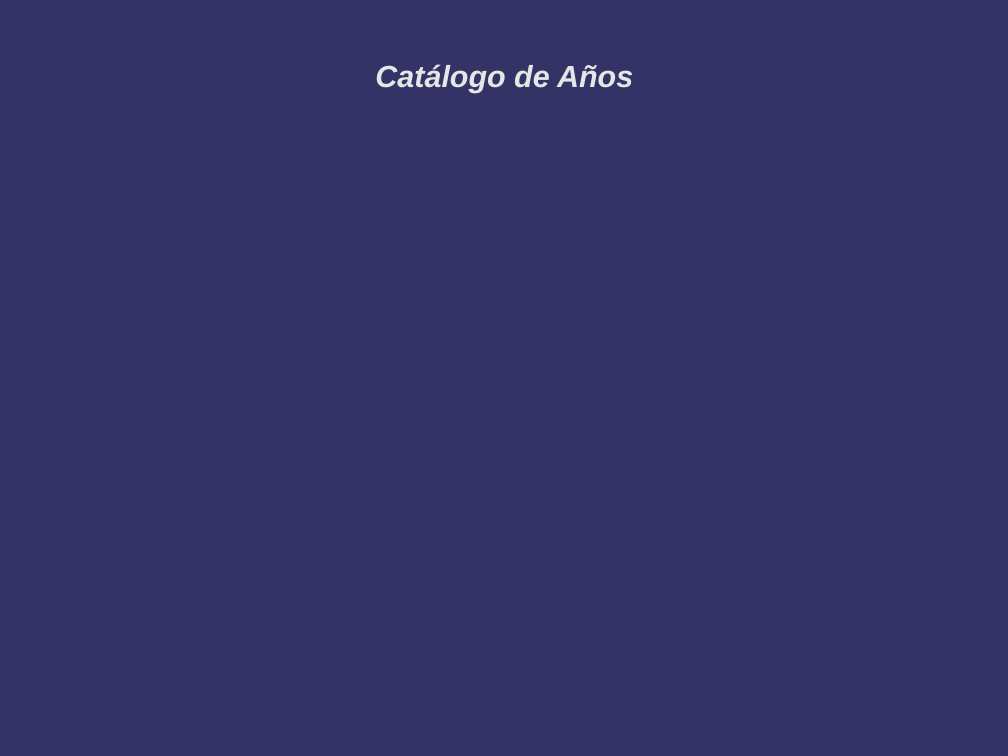
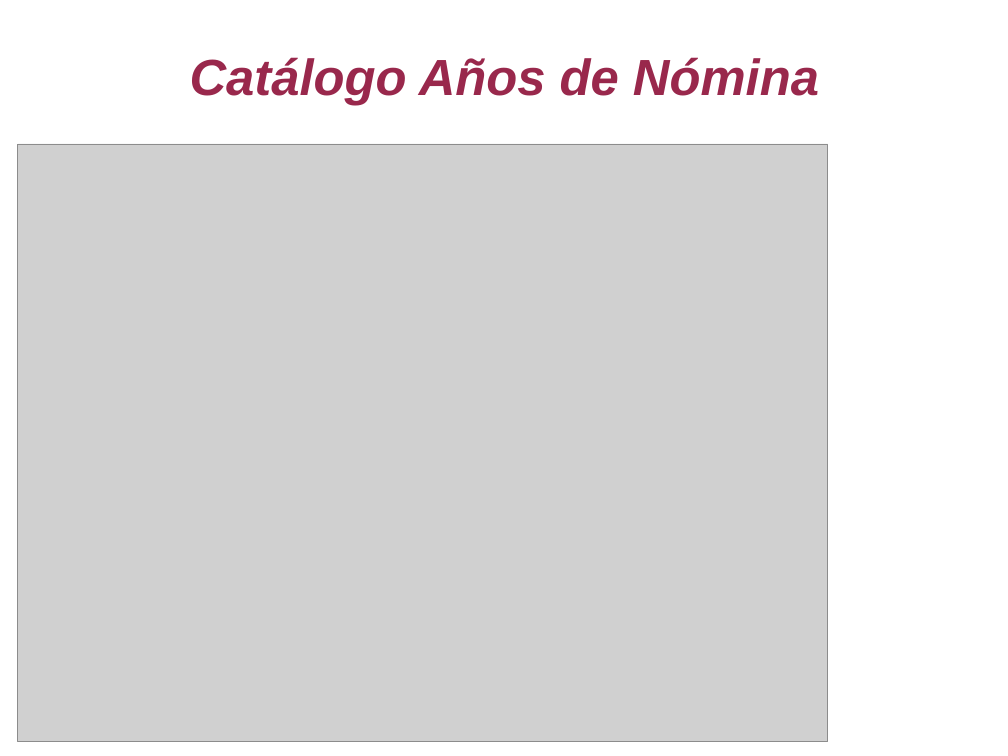
Before and after one commit to jas12345/ASN, a slide deck: slide 10 of Documentos/Avances ASN 20190321.odp (slide 5 before the commit). Drawn at 1008x756 pixels with LibreOffice and Linux fonts; fonts in the diff are those of the drawing; grey boxes stand for pictures; background and template pictures are left out. Boxes give left, top, right and bottom in pixels: in the first picture for what was removed or moved away, otherwise in the second. Text is boxed around its words. In the diff, an @@ line names an element or a change of style, - is before the commit and + after.

```diff
--- a/Documentos/Avances ASN 20190321.odp
+++ b/Documentos/Avances ASN 20190321.odp
@@ background #333366 to #FFFFFF @@
@@ title at (190,57,819,105): text changed; size 24 to 40 pt; text colour #E6E6E6 to #99284C @@
-Catálogo de Años
+Catálogo Años de Nómina
@@ picture added at (18,144,829,742) @@
```
Also in this commit, not shown: 5 other slides changed, 23 slides added, 2 slides removed, 1 other file.
